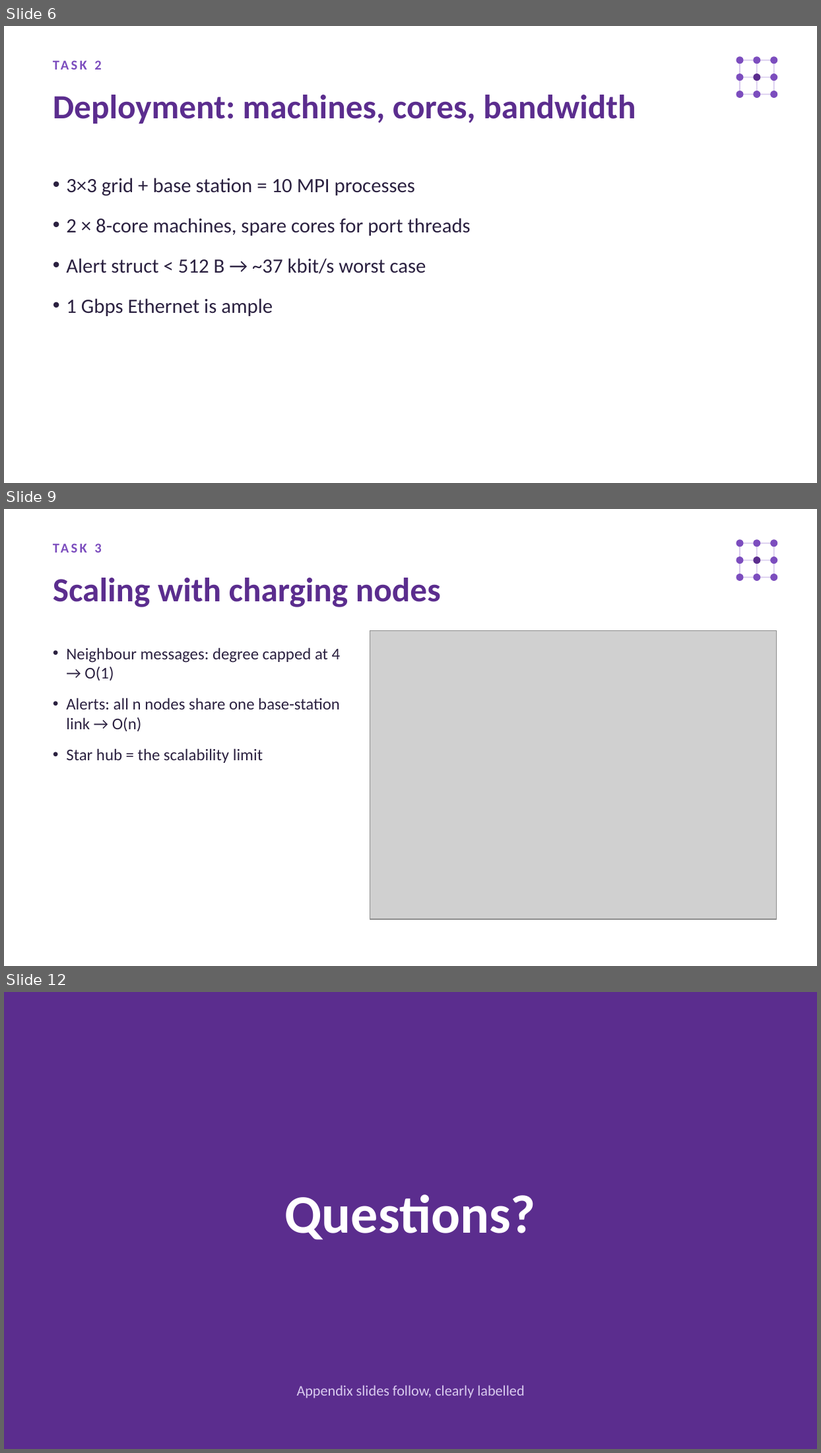
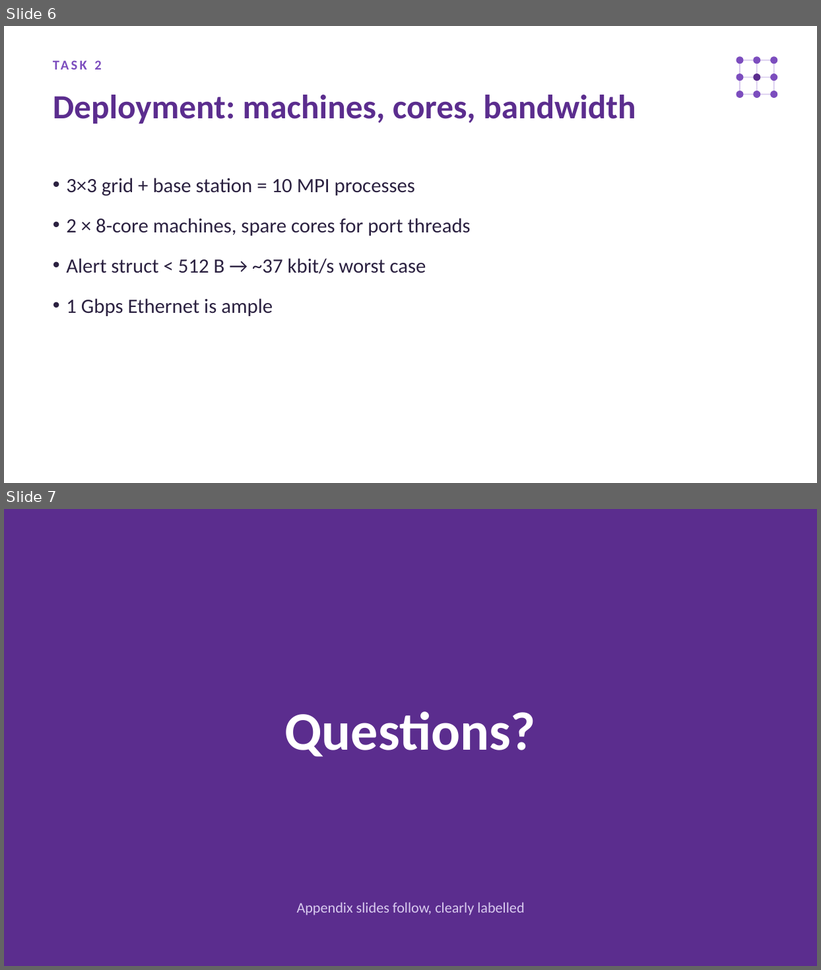
Before and after one commit to Emmapoky/FIT3143, a slide deck: Week6_Applied1/solution/FIT3143_Applied1_Slides.pptx. Shown one above the other, each under a label of ours: slides 6, 9 and 12 before the commit, slides 6 and 7 after it; the slides between them are not shown. The pictures are 821x1453 and 821x970 pixels, drawn with LibreOffice and Linux fonts; fonts in the diff are those of the drawing; grey boxes stand for pictures. Boxes give left, top, right and bottom in pixels: in the first picture for what was removed or moved away, otherwise in the second. Text is boxed around its words. In the diff, an @@ line names an element or a change of style, - is before the commit and + after.

```diff
--- a/Week6_Applied1/solution/FIT3143_Applied1_Slides.pptx
+++ b/Week6_Applied1/solution/FIT3143_Applied1_Slides.pptx
@@ slide 9 removed at bbox=[4, 509, 817, 966], background #FFFFFF @@
@@ text removed at bbox=[94, 543, 101, 553] @@
-TASK 3
@@ ellipse removed at bbox=[737, 540, 744, 547] @@
@@ line removed from (740, 543) to (774, 543) @@
@@ line removed from (740, 543) to (740, 577) @@
@@ ellipse removed at bbox=[753, 540, 760, 547] @@
@@ line removed from (757, 543) to (757, 577) @@
@@ ellipse removed at bbox=[771, 540, 778, 547] @@
@@ line removed from (774, 543) to (774, 577) @@
@@ ellipse removed at bbox=[737, 556, 744, 564] @@
@@ line removed from (740, 560) to (774, 560) @@
@@ ellipse removed at bbox=[753, 556, 760, 564] @@
@@ ellipse removed at bbox=[771, 556, 778, 564] @@
@@ text removed at bbox=[53, 578, 441, 607] @@
-Scaling with charging nodes
@@ ellipse removed at bbox=[737, 574, 744, 582] @@
@@ line removed from (740, 577) to (774, 577) @@
@@ ellipse removed at bbox=[753, 574, 760, 582] @@
@@ ellipse removed at bbox=[771, 574, 778, 582] @@
@@ picture removed at bbox=[370, 631, 776, 920] @@
@@ text removed at bbox=[66, 648, 341, 763] @@
-• Neighbour messages: degree capped at 4 → O(1)
-• Alerts: all n nodes share one base-station link → O(n)
-• Star hub = the scalability limit
@@ what was slide 12 is now slide 7 @@
```
Also in this commit, not shown: 1 slide changed, 4 other slides removed, 7 other files.
